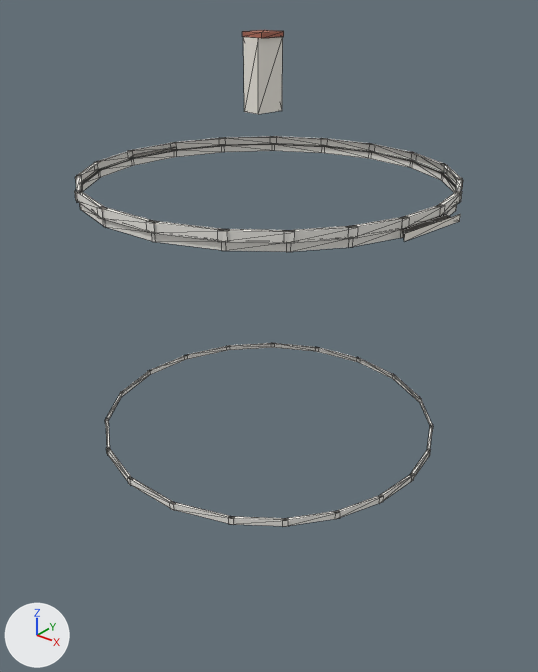
An edit to the glTF model public/tiles/charneca/d_4_0.glb, drawn before and after from the same camera.
One viewpoint serves both versions: a 50 mm camera at (607.2, 7397.6, 124.9) aimed at (591.6, 7417.0, 112.9). Lighting does not change. The marker at lower left points along +X, +Y and +Z. The older version comes first. Mesh edges are drawn as thin lines. Where no turn or scale is listed for an object, it has been applied to the vertices. Vertices at exactly the same position are counted once.

The first picture shows 'detail'.
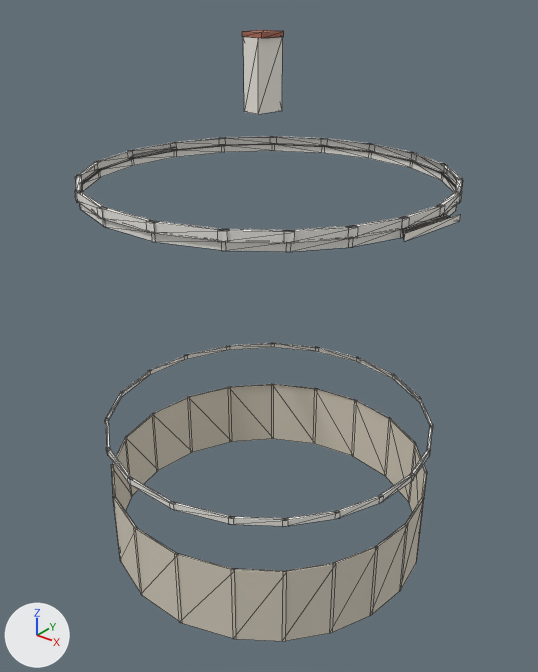
Where the newer file only moved an object's origin or applied its transform, the numbers keep the older frame.

Where the change shows, as pixel boxes [x1, y1, x2, y2] in the pictures (538 x 672 px):
'detail', reshaped (23% taller): before [75, 30, 463, 527]; after [75, 30, 463, 642]
part 1 of me_detail, added: after [134, 527, 182, 623]
part 2 of me_detail, added: after [228, 384, 274, 442]
part 3 of me_detail, added: after [111, 384, 427, 642]

What changed in the scene script:
```text
Change me_detail:
    used by ob_detail; location = (591.4, 7417.26, 116.17)
    remove me_detail.from_pydata(...)  # 428 vertices, 308 faces; spans x -6.84..6.84, y -6.42..6.42, z -7.18..7.18
    add me_detail.from_pydata(...)  # 548 vertices, 388 faces; spans x -6.84..6.84, y -6.42..6.42, z -12.31..7.18
    me_detail part 1: the loose piece of 6 vertices spanning x -1.23..1.05, y -6.32..-6.18, z -7.18..-6.94 is copied, and the copy is scaled about its middle by (0.974, 0.737, 13.2), then moved by (0.0, 0.02, -3.66); it spans x -1.2..1.02, y -6.29..-6.18, z -12.31..-9.14
    me_detail part 2: the loose piece of 6 vertices spanning x -5.35..-3.71, y 3.43..5.14, z -7.18..-6.94 is copied, and the copy is scaled about its middle by (0.973, 0.973, 13.2), then moved by (0.01, -0.01, -3.66); it spans x -5.31..-3.73, y 3.45..5.1, z -12.31..-9.14
    me_detail part 3
    72 vertices are added at x -6.37..6.36, y -6.3..6.31, z -12.31..-9.14
    36 new vertices lie (0.0, 0.0, 3.17) away from vertices in x -6.37..6.36, y -6.3..6.31, z -12.31
    72 new faces join them
```
